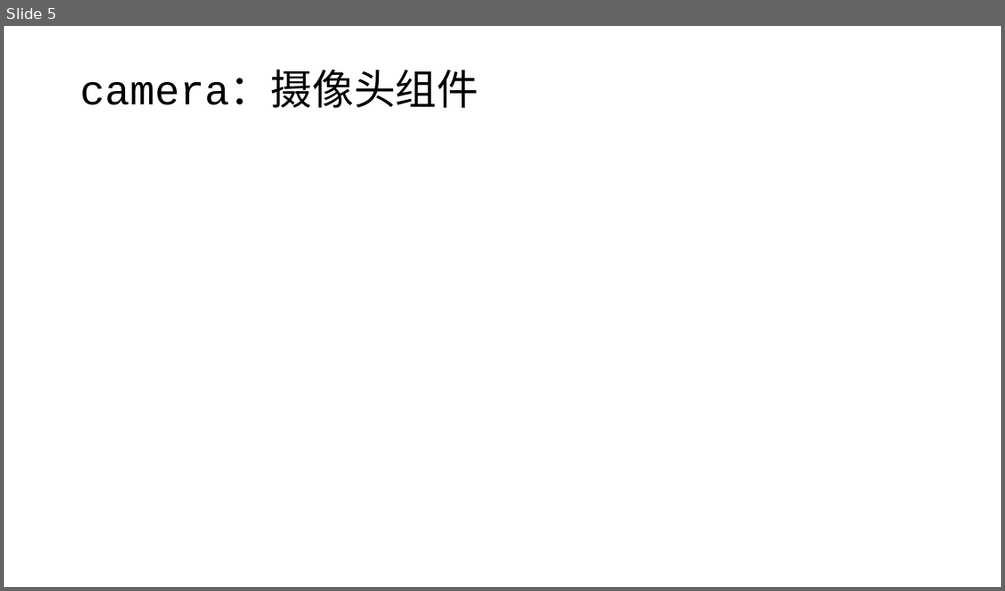
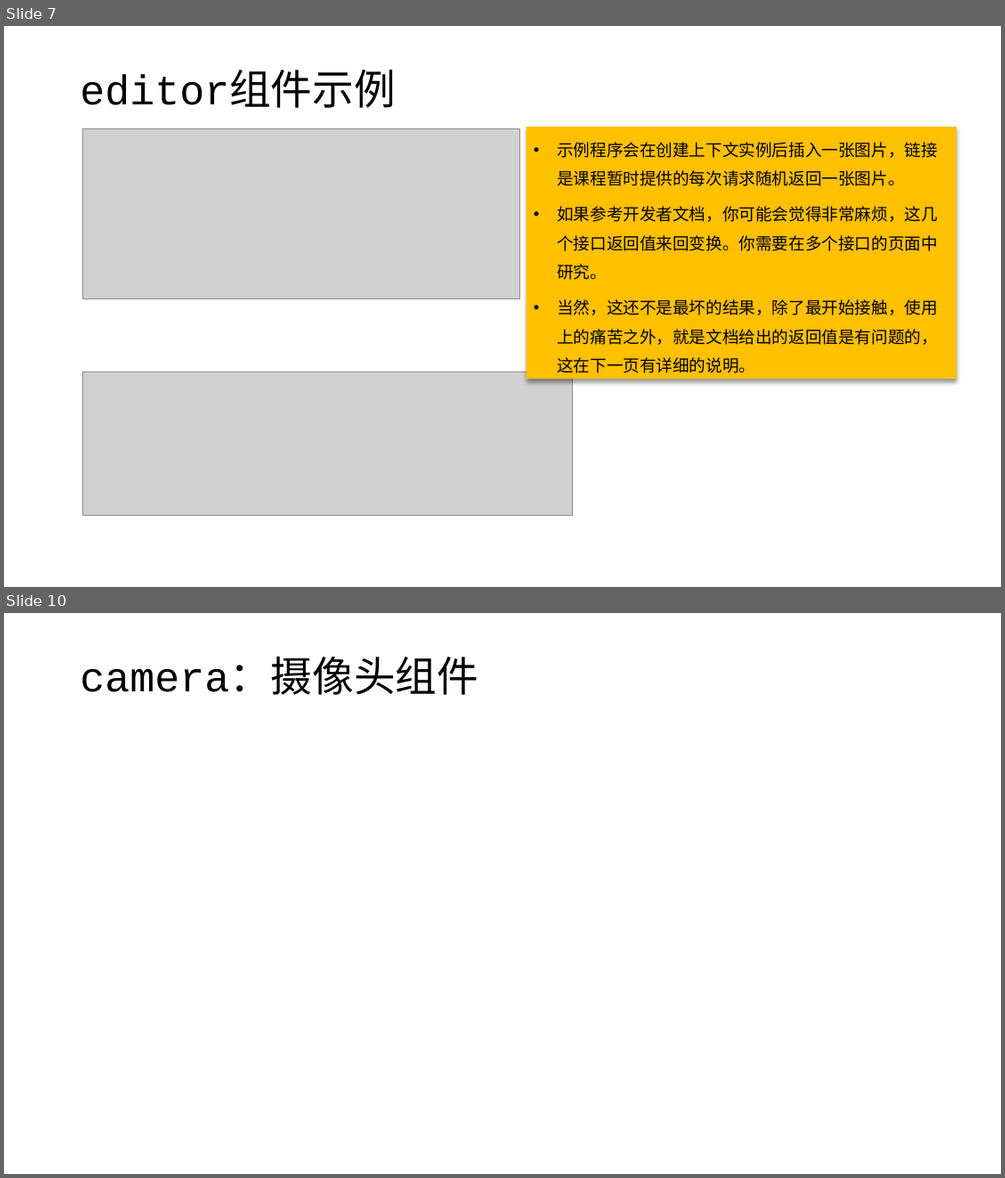
Before and after one commit to edu2act/course-wechat-and-miniprogram, a slide deck: materials/ch04/ch04-复杂组件使用和API调用.pptx. Shown one above the other, each under a label of ours: slide 5 before the commit, slides 7 and 10 after it; the slides between them are not shown. The pictures are 1005x591 and 1005x1178 pixels, drawn with LibreOffice and Linux fonts; fonts in the diff are those of the drawing; grey boxes stand for pictures. Boxes give left, top, right and bottom in pixels: in the first picture for what was removed or moved away, otherwise in the second. Text is boxed around its words. In the diff, an @@ line names an element or a change of style, - is before the commit and + after.

```diff
--- a/materials/ch04/ch04-复杂组件使用和API调用.pptx
+++ b/materials/ch04/ch04-复杂组件使用和API调用.pptx
@@ slide 7 added at bbox=[4, 26, 1001, 587], background #FFFFFF @@
@@ title added at bbox=[80, 75, 395, 108], 40 pt, text #000000 @@
+editor组件示例
@@ picture added at bbox=[82, 129, 519, 299] @@
@@ rectangle added at bbox=[526, 127, 956, 379], fill #FFC000, 16 pt, text #000000 @@
+• 示例程序会在创建上下文实例后插入一张图片，链接是课程暂时提供的每次请求随机返回一张图片。
+• 如果参考开发者文档，你可能会觉得非常麻烦，这几个接口返回值来回变换。你需要在多个接口的页面中研究。
+• 当然，这还不是最坏的结果，除了最开始接触，使用上的痛苦之外，就是文档给出的返回值是有问题的，这在下一页有详细的说明。
@@ picture added at bbox=[82, 371, 573, 515] @@
@@ what was slide 5 is now slide 10 @@
```
Also in this commit, not shown: 2 slides changed, 6 other slides added, 7 slides removed, 6 other files.
